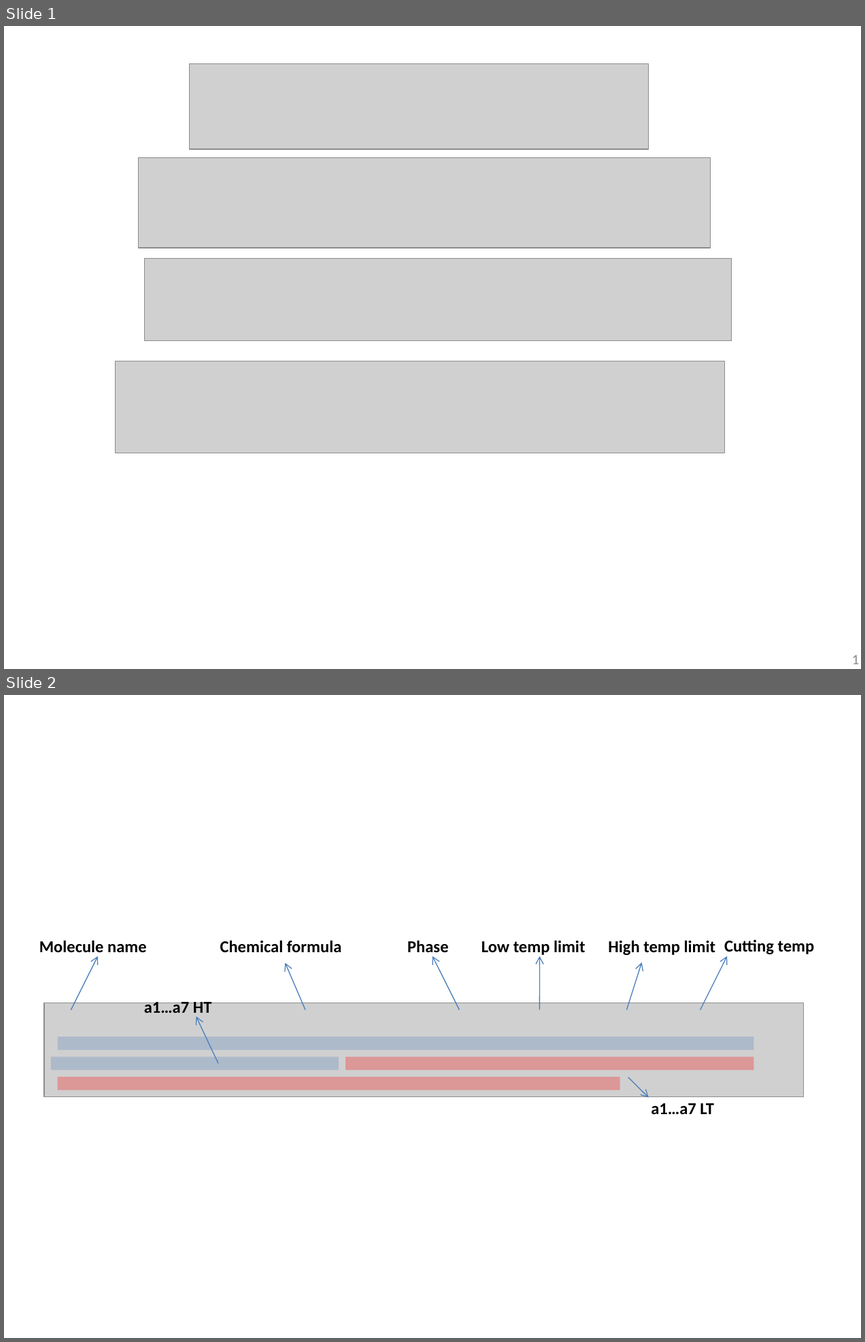
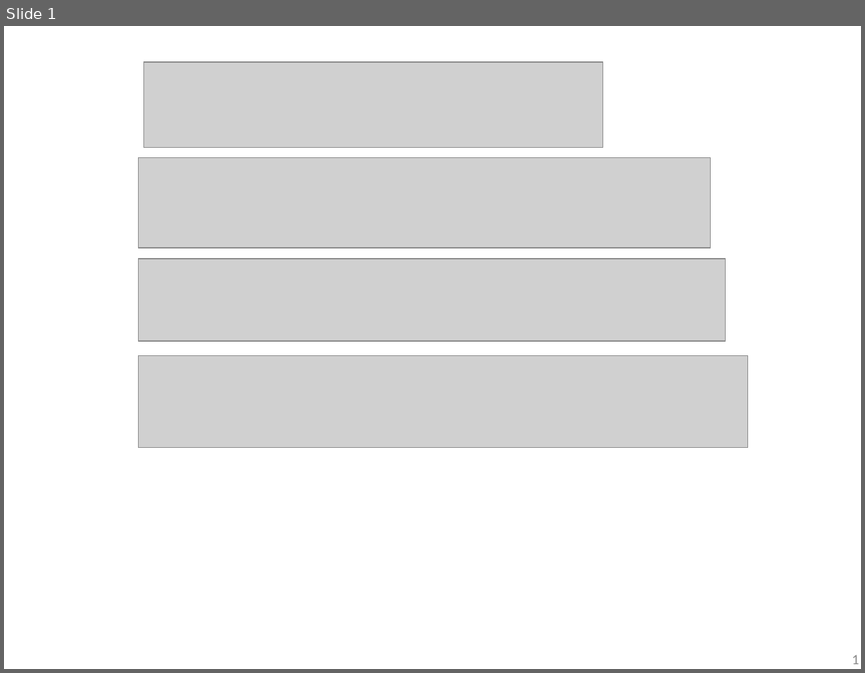
Before and after one commit to Raphael-Boichot/JANAF-thermochemical-tables-to-NASA-Glenn-coefficients-converter, a slide deck: Documentation/Formalism.ppt. Shown one above the other, each under a label of ours: slides 1 and 2 before the commit, slide 1 after it. The pictures are 865x1342 and 865x673 pixels, drawn with LibreOffice and Linux fonts; fonts in the diff are those of the drawing; grey boxes stand for pictures. Boxes give left, top, right and bottom in pixels: in the first picture for what was removed or moved away, otherwise in the second. Text is boxed around its words. In the diff, an @@ line names an element or a change of style, - is before the commit and + after.

```diff
--- a/Documentation/Formalism.ppt
+++ b/Documentation/Formalism.ppt
@@ slide 2 removed at bbox=[4, 695, 861, 1338], background #FFFFFF @@
@@ text removed at bbox=[39, 940, 147, 957] @@
-Molecule name
@@ arrow removed from (71, 1009) to (97, 956) @@
@@ text removed at bbox=[220, 940, 342, 953] @@
-Chemical formula
@@ text removed at bbox=[407, 940, 448, 957] @@
-Phase
@@ arrow removed from (459, 1009) to (432, 956) @@
@@ text removed at bbox=[481, 940, 585, 957] @@
-Low temp limit
@@ arrow removed from (540, 1009) to (540, 956) @@
@@ text removed at bbox=[608, 940, 716, 955] @@
-High temp limit
@@ arrow removed from (700, 1009) to (727, 956) @@
@@ text removed at bbox=[724, 940, 815, 954] @@
-Cutting temp
@@ arrow removed from (306, 1009) to (285, 962) @@
@@ arrow removed from (627, 1009) to (641, 962) @@
@@ text removed at bbox=[144, 999, 212, 1013] @@
-a1…a7 HT
@@ picture removed at bbox=[44, 1002, 804, 1096] @@
@@ arrow removed from (218, 1064) to (196, 1016) @@
@@ rectangle removed at bbox=[58, 1036, 753, 1050] @@
@@ rectangle removed at bbox=[51, 1057, 339, 1070] @@
@@ rectangle removed at bbox=[345, 1057, 753, 1070] @@
@@ rectangle removed at bbox=[58, 1076, 620, 1090] @@
@@ arrow removed from (628, 1077) to (649, 1098) @@
@@ text removed at bbox=[651, 1103, 714, 1114] @@
-a1…a7 LT
@@ slide 1 changed as well @@
@@ picture: place and size @@
-picture at bbox=[189, 63, 649, 148]
+picture at bbox=[143, 62, 603, 147]
@@ picture: place and size @@
-picture at bbox=[145, 258, 732, 340]
+picture at bbox=[139, 258, 725, 340]
@@ picture: place and size @@
-picture at bbox=[116, 361, 725, 452]
+picture at bbox=[139, 356, 748, 448]
```
Also in this commit, not shown: 1 slide added, 2 other files.
